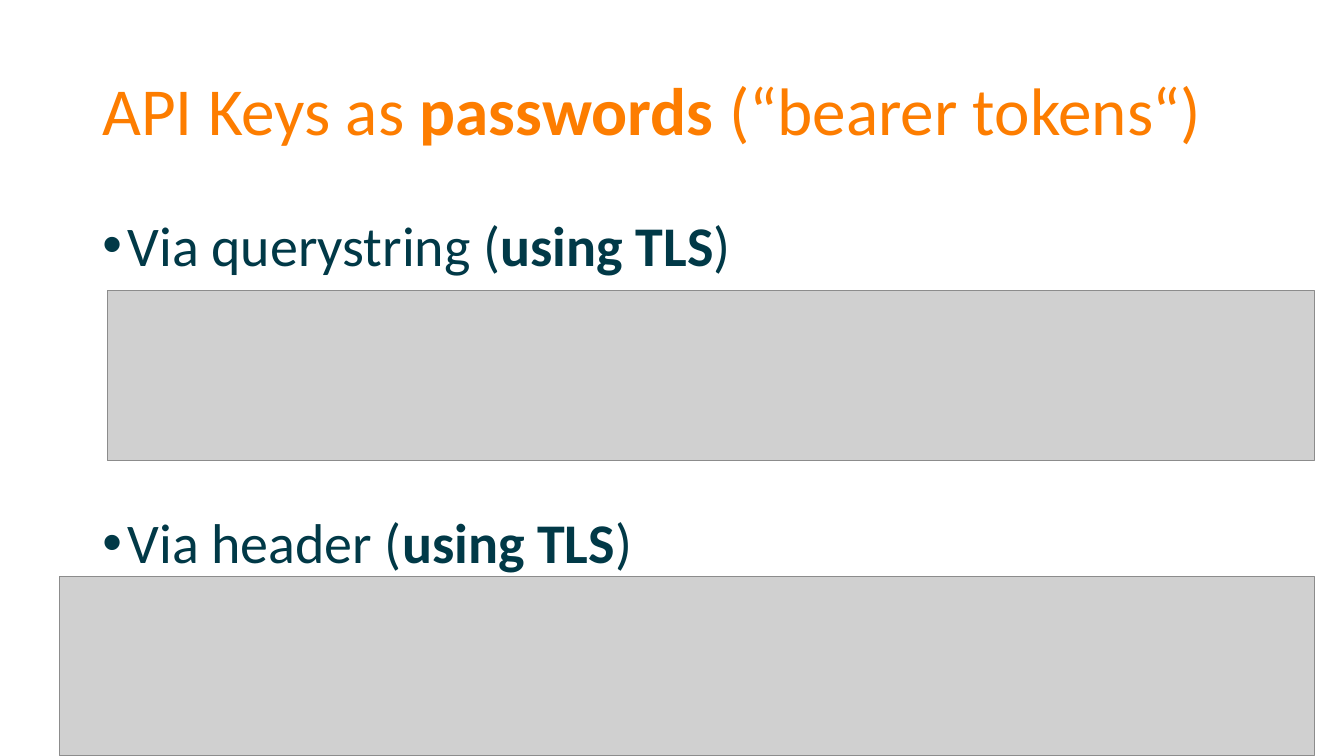
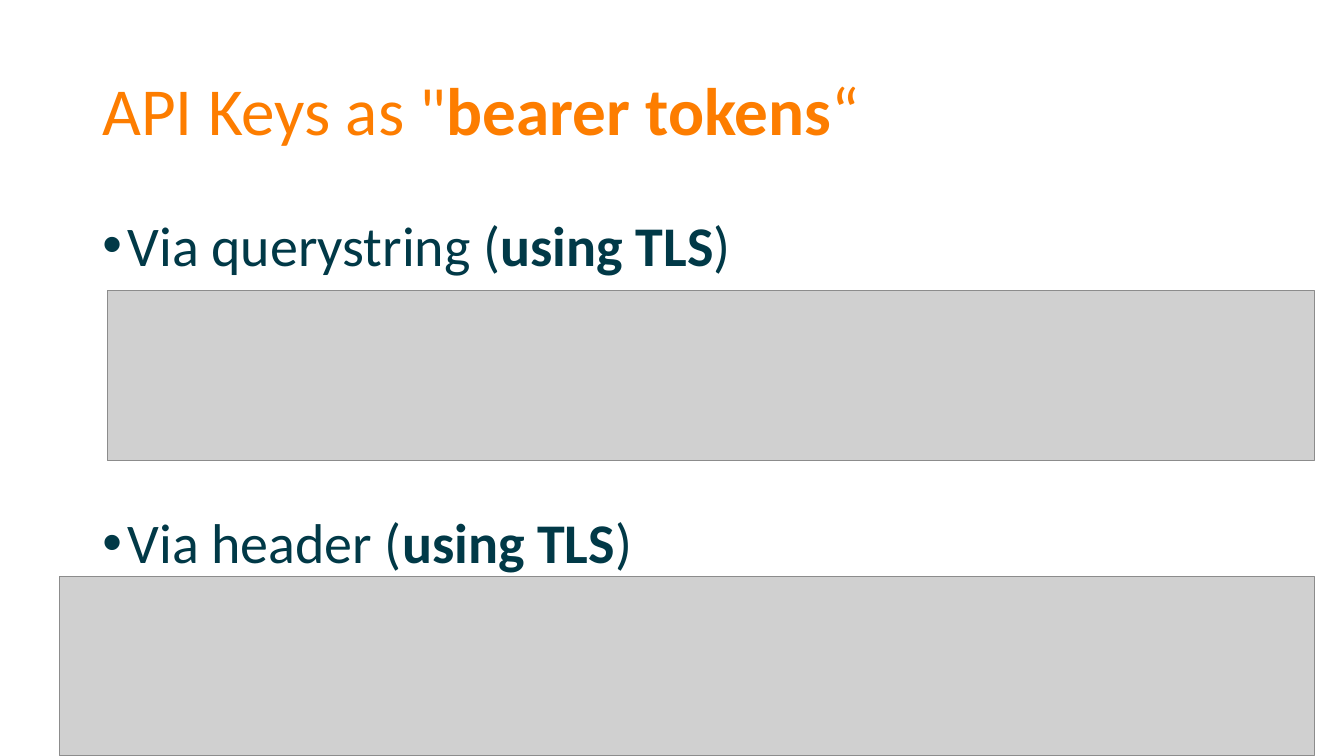
Before and after one commit to spetryjohnson/Securing-Your-API-Endpoints, a slide deck: slide 21 of Securing Your API Endpoints.pptx. Drawn at 1344x756 pixels with LibreOffice and Linux fonts; fonts in the diff are those of the drawing; grey boxes stand for pictures. Boxes give left, top, right and bottom in pixels: in the first picture for what was removed or moved away, otherwise in the second. Text is boxed around its words. In the diff, an @@ line names an element or a change of style, - is before the commit and + after.

```diff
--- a/Securing Your API Endpoints.pptx
+++ b/Securing Your API Endpoints.pptx
@@ title at bbox=[102, 86, 860, 146]: text changed; bold on @@
-API Keys as passwords (“bearer tokens“)
+API Keys as "bearer tokens“
```
Also in this commit, not shown: 5 other slides changed, 1 slide removed.
